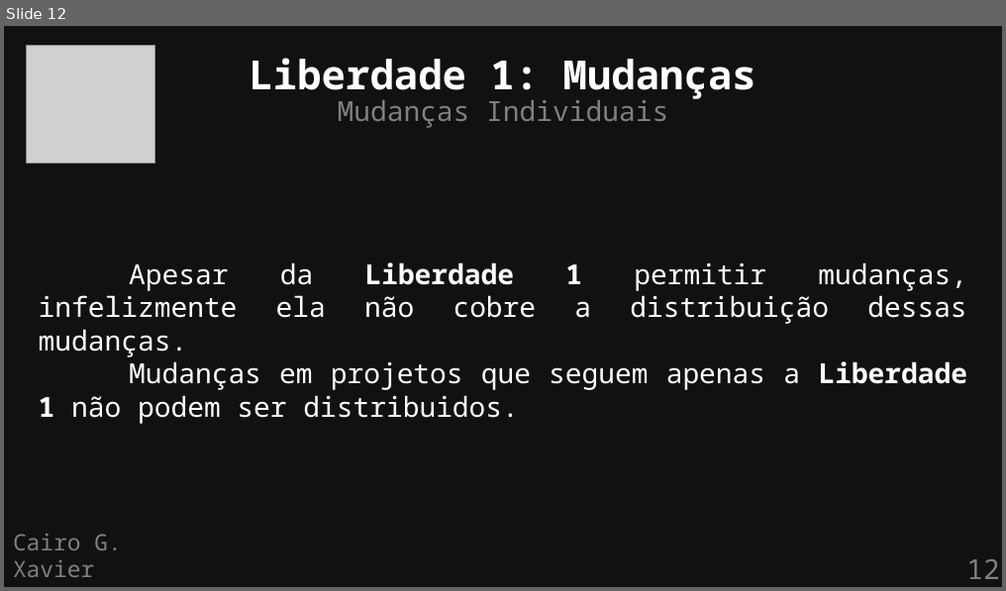
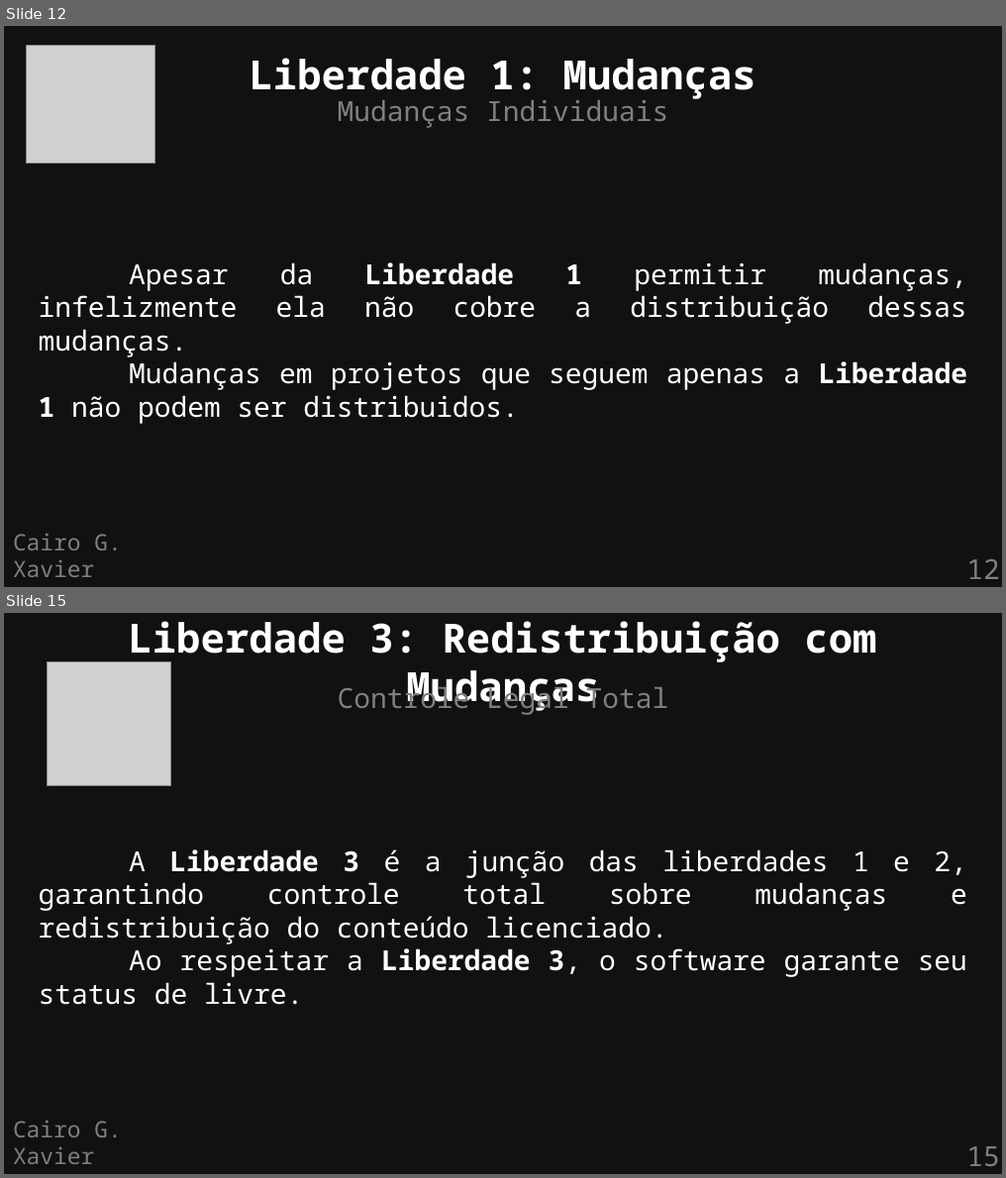
Before and after one commit to cairoGarcia/flisol-2026-ufmg, a slide deck: slides/definicao.odp. Shown one above the other, each under a label of ours: slide 12 before the commit, slides 12 and 15 after it; the slides between them are not shown. The pictures are 1006x591 and 1006x1178 pixels, drawn with LibreOffice and Linux fonts; fonts in the diff are those of the drawing; grey boxes stand for pictures. Boxes give left, top, right and bottom in pixels: in the first picture for what was removed or moved away, otherwise in the second. Text is boxed around its words. In the diff, an @@ line names an element or a change of style, - is before the commit and + after.

```diff
--- a/slides/definicao.odp
+++ b/slides/definicao.odp
@@ slide 15 added at (4, 613, 1002, 1174), background #111111 @@
@@ text added at (128, 621, 876, 712), 32 pt, text #FFFFFF, bold @@
+Liberdade 3: Redistribuição com Mudanças
@@ picture added at (47, 662, 170, 786) @@
@@ text added at (338, 681, 669, 715), 22 pt, text #808080 @@
+Controle Legal Total
@@ text added at (39, 850, 967, 1005), 22 pt, text #FFFFFF @@
+A Liberdade 3 é a junção das liberdades 1 e 2, garantindo controle total sobre mudanças e redistribuição do conteúdo licenciado.
+Ao respeitar a Liberdade 3, o software garante seu status de livre.
@@ text added at (13, 1121, 121, 1164), 18 pt, text #808080 @@
+Cairo G. Xavier
@@ page number added at (966, 1147, 999, 1166), 22 pt, text #808080 @@
+15
```
Also in this commit, not shown: 3 slides changed, 3 other slides added, 1 other file.
